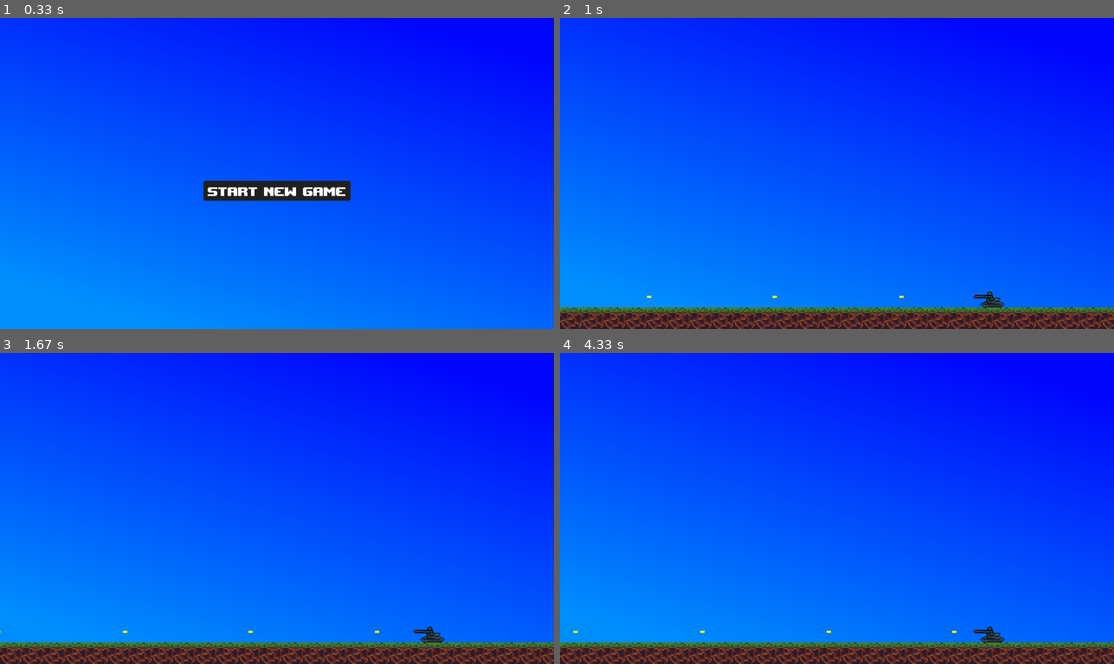
Above: before the commit, frames 1-4 (two rows, left to right).
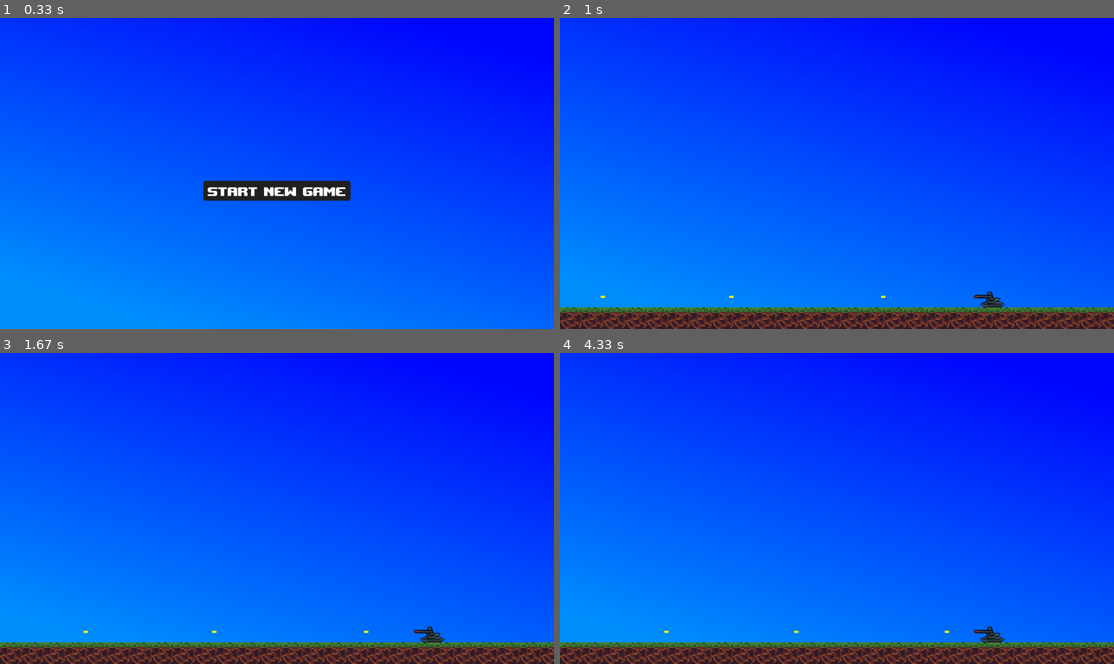
Above: after the commit, the same moments.

Repository: Acaippa/pygame-areal-fighters
Game: pygame game, started from main/main.py
Same seed, same stepped clock (60 frames per second), same inputs: the game is played once before the commit and once after it.
Inputs (mouse positions are in pixels of both pictures, inside the frame that each line leads up to):
- Up to frame 1 (0.33 s): no input
- Up to frame 2 (1 s): click (814, 185) at 0.38 s
- Up to frame 3 (1.67 s): no input
- Up to frame 4 (4.33 s): no input

Frame 1 is identical in both runs. In frame 2, less than 0.1% of the frame differs, in the area x 7-63%, y 89-91%; in frame 3, less than 0.1%; in frame 4, less than 0.1%, in the area x 2-72%, y 89-91%.

Commit message:
Fixed aiming issues by changing from hypot to sqrt

Diff:
--- a/bullet timing test/main.py
+++ b/bullet timing test/main.py
@@ -108,7 +108,7 @@
 		else:
 			bullet_speed = 1
 
-		distance = sqrt((self.pos[0] - self.enemy.pos[0])**2 + (self.pos[0] - self.enemy.pos[1])**2)
+		distance = sqrt((self.pos[0] - self.enemy.pos[0])**2 + (self.pos[1] - self.enemy.pos[1])**2)
 
 		# Calculate the proper angle to aim by calculating the distance the enemy will move in the time the bullet takes to travel the distance between the shooter and the enemy.
 		# The reason for the enemy.xDir variable is due to the offset only being applied in one direction, so when the enemy turns around, the direction needs to be multiplied negatively or posetively according to the x axis direction of the enemy so the bullet will hit properly
--- a/main/modules/bullet.py
+++ b/main/modules/bullet.py
@@ -2,7 +2,7 @@
 from math import*
 
 class Bullet:
-	def __init__(self, pos, angle):
+	def __init__(self, pos, angle, list):
 		self.display_surface = pygame.display.get_surface()
 		self.pos = pos
 
@@ -10,7 +10,7 @@
 		self.rect = self.image.get_rect()
 		self.image.fill("yellow")
 
-		self.speed = 2500
+		self.speed = 3000
 
 		self.last_x, self.last_y = 0, 0
 
@@ -20,18 +20,34 @@
 
 		self.angle = angle
 
+		self.list = list
+
 	def get_speed(self):
 		return self.distance_traveled * 60
 
+	def kill_out_of_bounds(self):
+		w, h = self.display_surface.get_size()
+		try:
+			if self.pos[0] >= w or self.pos[0] <= 0:
+				self.list.remove(self)
+
+			if self.pos[1] >= h or self.pos[1] <= 0:
+				self.list.remove(self)
+		except Exception as e:
+			print("Failed to remove bullet; ", e)
+
+
 	def update(self, dt):
 		self.delta_time = dt
+
+		self.kill_out_of_bounds()
 
 		self.last_x, self.last_y = self.pos
 		# We have to offset the angle by 90 degrees to sompensate for the fact that the 0 position for the barrel is at + 90 degrees.
 		rad = radians(self.angle + 90)
 		self.pos = self.pos[0] - (sin(rad) * self.speed * self.delta_time), self.pos[1] - (cos(rad) * self.speed * self.delta_time)
 
-		self.distance_traveled = hypot(self.last_x - self.pos[0], self.last_y - self.pos[1])
+		self.distance_traveled = sqrt((self.pos[0] - self.last_x)**2 + (self.pos[1] - self.last_y)**2)
 
 		self.image_rotated = pygame.transform.rotate(self.image, self.angle)
 		self.rect = self.image_rotated.get_rect(center=self.pos)
--- a/main/modules/plane.py
+++ b/main/modules/plane.py
@@ -11,7 +11,7 @@
 		self.image = pygame.transform.scale(self.image, (w*PLANE_SIZE, h*PLANE_SIZE))
 
 		self.pos = pos
-		self.speed = 300
+		self.speed = 200
 
 		self.delta_time = 0
 
@@ -22,7 +22,6 @@
 
 		self.distance_traveled = 0
 
-
 	def get_speed(self):
 		return self.distance_traveled * 60
 
@@ -31,10 +30,11 @@
 
 		self.last_x, self.last_y = self.pos
 		self.pos = self.pos[0] - self.speed * self.delta_time, self.pos[1]
+		self.rect.center = self.pos
 
-		self.distance_traveled = hypot(self.last_x - self.pos[0], self.last_y - self.pos[1])
+		self.distance_traveled = sqrt((self.pos[0] - self.last_x)**2 + (self.pos[1] - self.last_y)**2)
 
 		self.draw()
 
 	def draw(self):
-		self.display_surface.blit(self.image, (self.pos[0] - self.rect.width // 2, self.pos[1] - self.rect.height // 2))
+		self.display_surface.blit(self.image, (self.rect[0], self.rect[1] - self.image.get_height() // 2))
--- a/main/modules/turret.py
+++ b/main/modules/turret.py
@@ -1,6 +1,7 @@
 import pygame
 from settings import*
 from modules.bullet import*
+from math import*
 
 class Turret:
 	def __init__(self, pos, spawner):
@@ -42,7 +43,7 @@
 		self.delta_time = dt
 
 		if self.shoot_index >= self.shoot_delay:
-			self.bullet_list.append(Bullet(self.barrel_pos, self.angle))
+			self.bullet_list.append(Bullet(self.barrel_pos, self.angle, self.bullet_list))
 			self.shoot_index = 0
 		else:
 			self.shoot_index += 1 * self.delta_time
@@ -63,14 +64,24 @@
 		self.barrel_rect = self.barrel_rotated.get_rect(center=self.barrel_pos)
 
 
-	def find_angle_to_enemy(self): #! Note: this aiming code is a bit sketchy, it could cause problems later in development.
-		# enemy_x, enemy_y = self.target_plane.pos[0] + self.target_plane.rect.width // 2, self.target_plane.pos[1] + self.target_plane.rect.height // 2
-		enemy_x, enemy_y = self.target_plane.pos[0], self.target_plane.pos[1]
+	def find_angle_to_enemy(self):
+		enemy_x, enemy_y = self.target_plane.rect.center
 
-		distance = sqrt((self.pos[0] - enemy_x)**2 + (self.pos[1] - enemy_y)**2)
-		offset = (distance / self.target_bullet.get_speed()) * self.target_plane.get_speed()
+		bullet_speed = 0
 
-		self.angle = degrees(atan2(enemy_y - self.pos[1], - ((enemy_x - offset) - self.pos[0])))
+		if self.target_bullet.get_speed() == 0:
+			bullet_speed = 1
+		else:
+			bullet_speed = self.target_bullet.get_speed()
+
+		distance = sqrt((self.pos[0] - enemy_x)**2 + (self.pos[0] - enemy_y)**2)
+		offset = (distance / bullet_speed) * self.target_plane.get_speed()
+
+		difference_x = self.pos[0] - (enemy_x - offset)
+		difference_y = enemy_y - self.pos[1]
+
+		self.angle = atan2(difference_y, difference_x)
+		self.angle = degrees(self.angle)
 
 	def draw_bullets(self):
 		for bullet in self.bullet_list:
